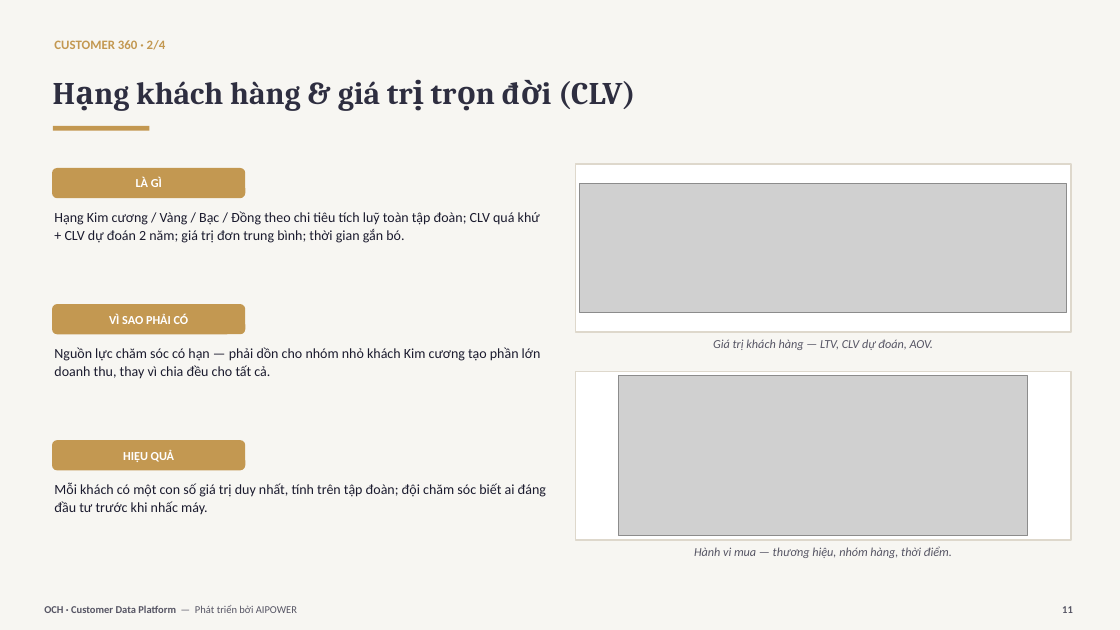
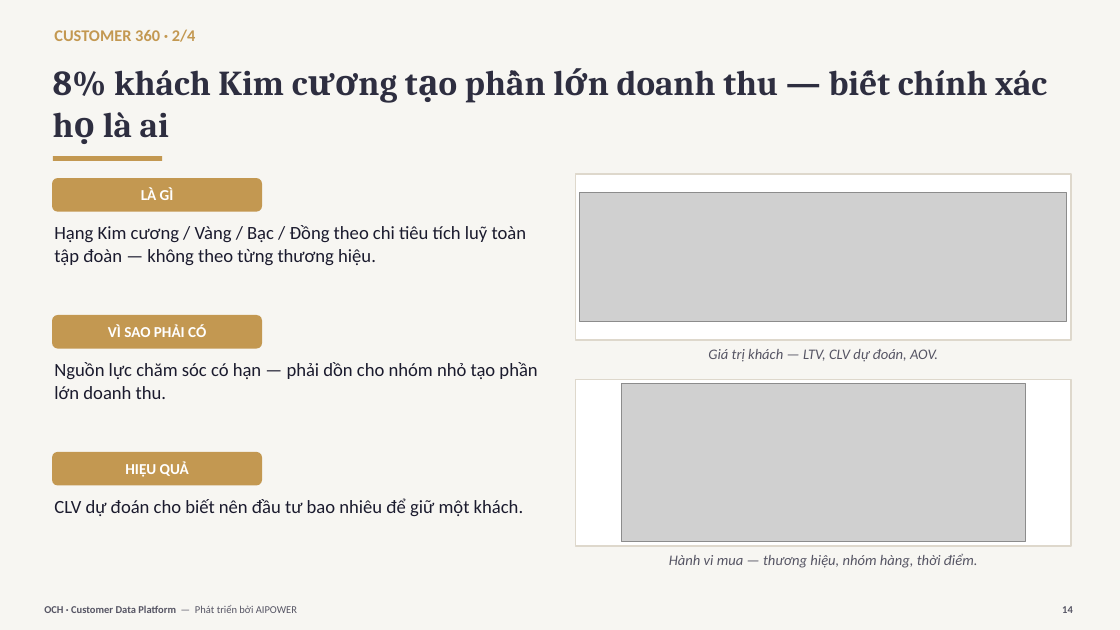
Before and after one commit to trungtm78/AICDP, a slide deck: slide 14 of docs/OCH-CDP-Gioi-thieu.pptx (slide 11 before the commit). Drawn at 1120x630 pixels with LibreOffice and Linux fonts; fonts in the diff are those of the drawing; grey boxes stand for pictures. Boxes give left, top, right and bottom in pixels: in the first picture for what was removed or moved away, otherwise in the second. Text is boxed around its words. In the diff, an @@ line names an element or a change of style, - is before the commit and + after.

```diff
--- a/docs/OCH-CDP-Gioi-thieu.pptx
+++ b/docs/OCH-CDP-Gioi-thieu.pptx
@@ text "CUSTOMER 360 · 2/4": place and size @@
-text "CUSTOMER 360 · 2/4" at <box>54,40,166,50</box>
+text "CUSTOMER 360 · 2/4" at <box>54,29,196,42</box>
@@ text "CUSTOMER 360 · 2/4" at <box>54,29,196,42</box>: size 11 to 14 pt @@
@@ text at <box>53,70,1047,138</box>: text changed; size 27 to 30 pt @@
-Hạng khách hàng & giá trị trọn đời (CLV)
+8% khách Kim cương tạo phần lớn doanh thu — biết chính xác họ là ai
@@ text "LÀ GÌ": place and size @@
-text "LÀ GÌ" at <box>136,177,162,187</box>
+text "LÀ GÌ" at <box>141,187,174,200</box>
@@ rounded rectangle: place and size @@
-rounded rectangle at <box>52,168,245,198</box>
+rounded rectangle at <box>52,178,262,212</box>
@@ rectangle: place and size @@
-rectangle at <box>53,126,150,131</box>
+rectangle at <box>53,156,162,161</box>
@@ 2 rectangles, 1 picture: place and size @@
-2 rectangles, 1 picture at <box>576,164,1071,539</box>
+2 rectangles, 1 picture at <box>576,174,1071,546</box>
@@ text at <box>54,225,527,265</box>: text changed; size 12 to 16 pt @@
-Hạng Kim cương / Vàng / Bạc / Đồng theo chi tiêu tích luỹ toàn tập đoàn; CLV quá khứ + CLV dự đoán 2 năm; giá trị đơn trung bình; thời gian gắn bó.
+Hạng Kim cương / Vàng / Bạc / Đồng theo chi tiêu tích luỹ toàn tập đoàn — không theo từng thương hiệu.
@@ text "VÌ SAO PHẢI CÓ": place and size @@
-text "VÌ SAO PHẢI CÓ" at <box>109,313,189,324</box>
+text "VÌ SAO PHẢI CÓ" at <box>108,324,206,337</box>
@@ rounded rectangle: place and size @@
-rounded rectangle at <box>52,304,245,334</box>
+rounded rectangle at <box>52,315,262,349</box>
@@ text at <box>708,349,938,362</box>: text changed; size 10.5 to 12.5 pt @@
-Giá trị khách hàng — LTV, CLV dự đoán, AOV.
+Giá trị khách — LTV, CLV dự đoán, AOV.
@@ text at <box>54,362,537,399</box>: text changed; size 12 to 16 pt @@
-Nguồn lực chăm sóc có hạn — phải dồn cho nhóm nhỏ khách Kim cương tạo phần lớn doanh thu, thay vì chia đều cho tất cả.
+Nguồn lực chăm sóc có hạn — phải dồn cho nhóm nhỏ tạo phần lớn doanh thu.
@@ picture: place and size @@
-picture at <box>618,376,1028,536</box>
+picture at <box>622,384,1026,542</box>
@@ size 10.5 to 13 pt in 3 elements at <box>141,187,174,200</box>, <box>108,324,206,337</box>, <box>125,461,189,477</box> @@
@@ text "HIỆU QUẢ": place and size @@
-text "HIỆU QUẢ" at <box>123,450,174,462</box>
+text "HIỆU QUẢ" at <box>125,461,189,477</box>
@@ rounded rectangle: place and size @@
-rounded rectangle at <box>52,440,245,471</box>
+rounded rectangle at <box>52,452,262,486</box>
@@ text at <box>54,498,524,516</box>: text changed; size 12 to 16 pt @@
-Mỗi khách có một con số giá trị duy nhất, tính trên tập đoàn; đội chăm sóc biết ai đáng đầu tư trước khi nhấc máy.
+CLV dự đoán cho biết nên đầu tư bao nhiêu để giữ một khách.
@@ text "Hành vi mua — thương ..." at <box>669,554,977,568</box>: size 10.5 to 12.5 pt @@
@@ text at <box>1062,606,1073,613</box>: text changed @@
-11
+14
```
Also in this commit, not shown: 42 other slides changed, 1 slide added, 1 slide removed.
